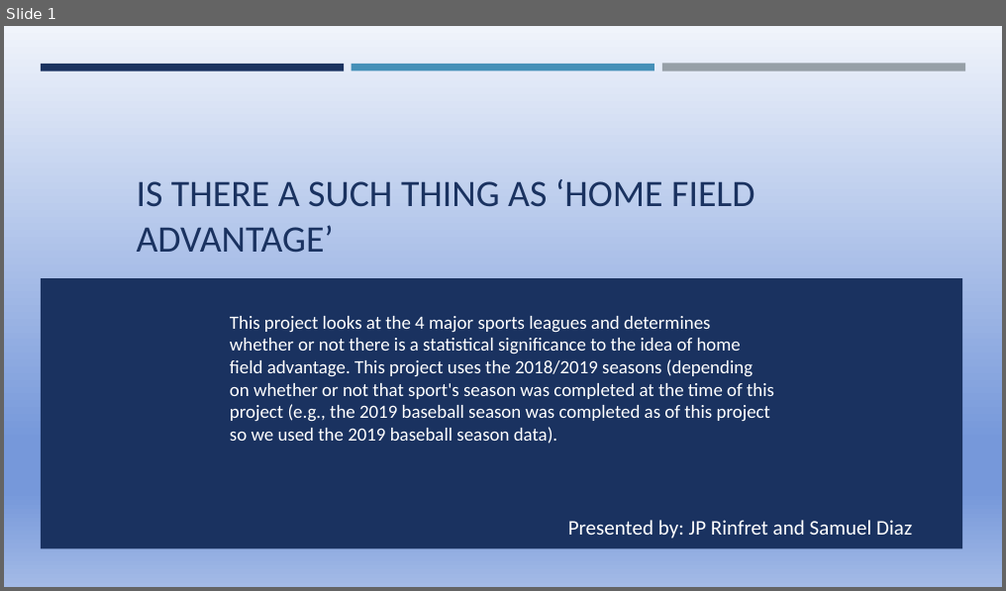
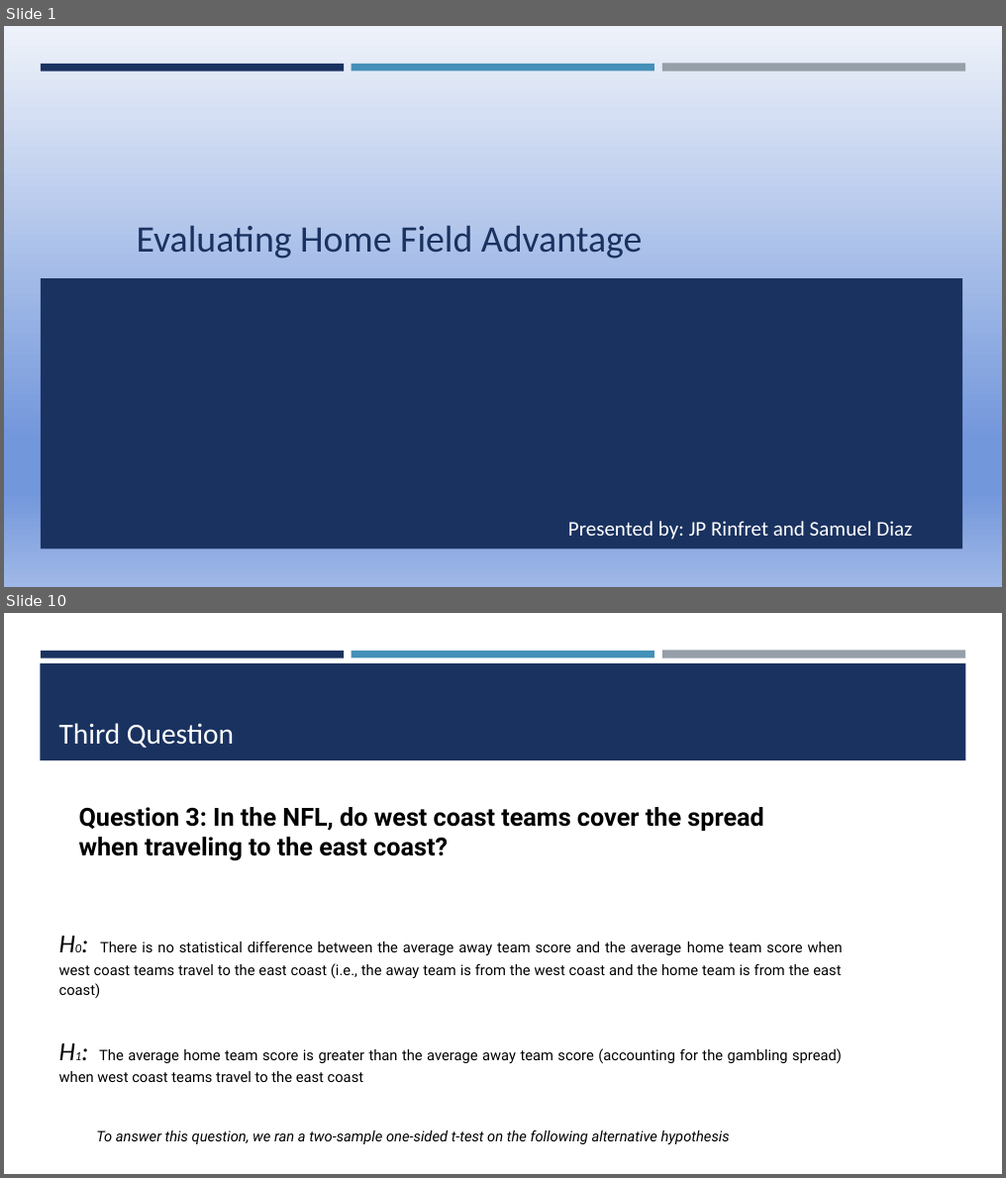
Before and after one commit to jprinfret/home_field_advantage, a slide deck: Presentation1.pptx. Shown one above the other, each under a label of ours: slide 1 before the commit, slides 1 and 10 after it; the slides between them are not shown. The pictures are 1006x591 and 1006x1178 pixels, drawn with LibreOffice and Linux fonts; fonts in the diff are those of the drawing. Boxes give left, top, right and bottom in pixels: in the first picture for what was removed or moved away, otherwise in the second. Text is boxed around its words. In the diff, an @@ line names an element or a change of style, - is before the commit and + after.

```diff
--- a/Presentation1.pptx
+++ b/Presentation1.pptx
@@ slide 10 added at (4,613,1002,1174), background #FFFFFF; not listed: 3 template elements that a slide beside it also shows @@
@@ rectangle added at (40,663,966,761), fill #1A3260 @@
@@ title added at (59,723,234,748), 28 pt, text #FFFFFF @@
+Third Question
@@ text added at (59,807,843,1145), 14 pt, text #000000 @@
+Question 3: In the NFL, do west coast teams cover the spread when traveling to the east coast?
+H0: There is no statistical difference between the average away team score and the average home team score when west coast teams travel to the east coast (i.e., the away team is from the west coast and the home team is from the east coast)
+H1: The average home team score is greater than the average away team score (accounting for the gambling spread) when west coast teams travel to the east coast
+To answer this question, we ran a two-sample one-sided t-test on the following alternative hypothesis
@@ slide 1 changed as well @@
@@ background gradient #F0F4FB to #7698DA to #A3BAE6 to gradient #EEF2FA to #7397DB to #A0B8E7 @@
@@ title at (137,226,642,259): text changed @@
-IS THERE A SUCH THING AS ‘HOME FIELD ADVANTAGE’
+Evaluating Home Field Advantage
@@ text removed at (230,316,774,444) @@
-This project looks at the 4 major sports leagues and determines whether or not there is a statistical significance to the idea of home field advantage. This project uses the 2018/2019 seasons (depending on whether or not that sport's season was completed at the time of this project (e.g., the 2019 baseball season was completed as of this project so we used the 2019 baseball season data).
```
Also in this commit, not shown: 3 other slides changed, 10 other slides added, 4 slides removed, 2 other files.
